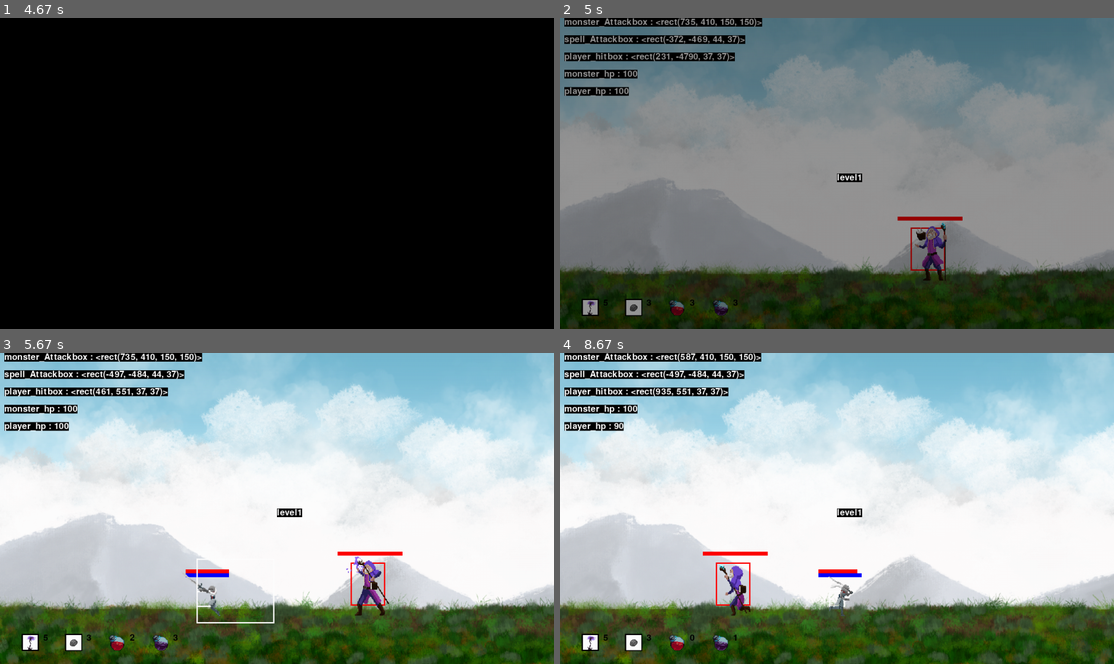
Above: before the commit, frames 1-4 (two rows, left to right).
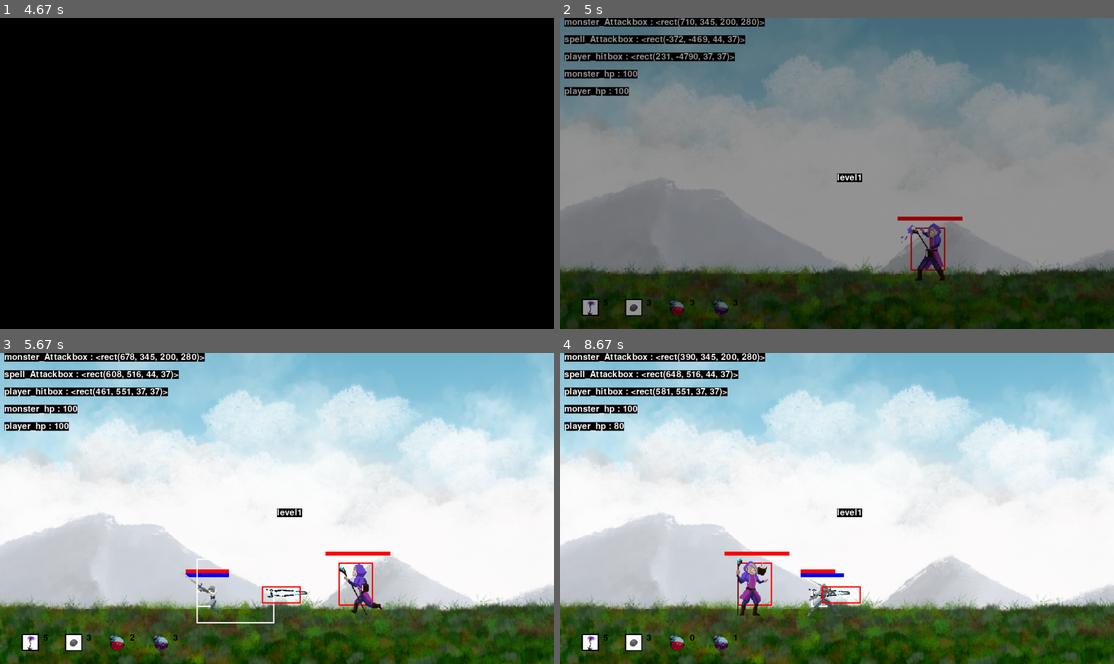
Above: after the commit, the same moments.

Repository: CSID-DGU/2022-1-OSSProj-GaCo-3
Game: pygame game, started from code/game.py
Two runs of this game, one before a commit and one after it. Both use one fixed random seed, a clock stepped at 60 frames per second and the inputs below.
Inputs (mouse positions are in pixels of both pictures, inside the frame that each line leads up to):
- Up to frame 1 (4.67 s): click (277, 173) at 0.38 s
- Up to frame 2 (5 s): tap Space at 4.9 s
- Up to frame 3 (5.67 s): tap S at 5.23 s; hold Left from 5.57 s (still down); tap Z at 5.63 s
- Up to frame 4 (8.67 s): tap Z at 5.93, 6.2, 6.5, 6.63, 6.93, 7.3, 7.6, 7.8, 8.1, 8.3, 8.6 s; release Left at 6.1 s; hold Left 6.13-6.53 s; hold Right 6.57-7.2 s; tap X at 6.72, 8.38 s; hold Left 7.23-7.7 s; hold Right 7.73-8.2 s; hold Right from 8.23 s (still down)

Frame 1 is identical in both runs. In frame 2, 0.7% of the frame differs, in the area x 22-70%, y 0-85%; in frame 3, 1.6%; in frame 4, 25%, in the area x 0-100%, y 0-100%.

Commit message:
fix : abyss hurt status condition modified

Diff:
--- a/code/abyss.py
+++ b/code/abyss.py
@@ -21,15 +21,15 @@
 
         # 공격
         self.targetPos = 200.0 # 맨 처음에 플레이어 위치를 타겟으로 설정하는 건가?
-        self.attackBox = pygame.Rect(self.hitbox.topleft, (MONSTER_SIZE[0]//2, MONSTER_SIZE[1]//2))
+        self.attackBox = pygame.Rect(self.hitbox.topleft, (MONSTER_SIZE[0]-100, MONSTER_SIZE[1]-20))
         self.attackBox.topright = self.hitbox.topleft
-
-        # 아직 어비스 주문 마법을 생성하지 않았으므로 브링어의 주문을 일단 생성
+        self.boundary = 150 # 플레이어와의 거리가 이 거리 이상일 경우 몬스터가 플레이어 방향으로 움직임
+
         self.spell = AbyssSpell((-500, -500), groups, self.obstacle_sprites)
         # spell 공격 상태 및 쿨타임 설정
         self.can_spell = True
         self.spell_time = None
-        self.spell_duration_time = 5000 # 5초에 한 번씩 마법 공격 사용
+        self.spell_duration_time = 3000 # 3초에 한 번씩 마법 공격 사용
 
         self.isAttack = False
         self.isDead = False
@@ -40,7 +40,7 @@
         # attack1 상태 및 쿨타임 설정
         self.can_attack = True
         self.attack_time = None
-        self.attack_duration_time = 4000 # 4초에 한 번씩 공격 하기
+        self.attack_duration_time = 3000 # 2초에 한 번씩 공격 하기
 
         self.can_hurt = True # default는 공격당할 수 있는 상태, 공격 당한 직후에는 쿨 타임 찰 동안 공격 못 받게 함
         self.hurt_time = None # 공격 당한 직후 해당 시간을 저장, 루프마다 coolsdown()에서 쿨타임 시간 지났는지 확인하기.
@@ -48,9 +48,6 @@
 
         self.AttackPower = 10 # 공격력
         self.hp = ABYSS_HP # 체력
-
-    # def spellON(self): # 얘는 하는 일이 너무 적음. 수정 필요할 듯
-    #     self.spell.ON(self.targetPos)
 
     def import_monster_assets(self):
         self.spr = {'idleL':[], 'idleR':[],
@@ -92,56 +89,34 @@
 
         if 'death' in self.status and self.animation_end:
             #임시적 조치로 죽음 모션의 마지막 프레임일 경우 화면 밖으로 내보낸다.
-            self.kill()
-            self.hitbox.x = 90000
-            self.spell.kill()
+            self.kill_monster()
             return
 
     def AI(self, df):
-        # 플레이어 hitbox의 x 좌표 : self.targetPos
-        # 플레이어와 몬스터의 x좌표 거리가 100이상일 경우, 플레이어 쪽으로 몬스터를 이동시킨다.
-        distanceX = self.getHitBox().x - self.targetPos # 0보다 크면 플레이어가 왼쪽에 있음, 0보다 작으면 플레이어가 오른쪽에 있음
-
-        if not self.spell.SkillON:
-            # 죽지 않았을 경우, 피격상태가 아닐 경우, 공격 상태가 아닐 경우
-            if (not self.isDead) and ('hurt' not in self.status) and ('attack' not in self.status):
-
-                if not self.animation_end: # 애니메이션이 끝나지 않았으면
-                    return # 상태 변경하지 않도록 ai 종료
-                else: # 애니메이션 재생 끝났으면
-                    # 기존 방향에 맞춰 idle 상태로 변경해주기
-                    if self.look_direction == 1:
-                        self.status = 'idleR'
-                    else:
-                        self.status = 'idleL'
-
-                if abs(distanceX) > 100: # 플레이어와의 거리가 100 이상일 경우에, 플레이어 쪽으로 움직이기.
-                    if distanceX > 0: # 플레이어가 왼쪽에 있으면
-                        self.status = 'runL' # 왼쪽으로 움직이는 상태로 변경
-                        self.direction = -1 # 움직일 때 x값이 작아질 수 있게.
-                        self.look_direction = -1
-
-                    else: # 플레이어가 오른쪽에 있으면
-                        self.status = 'runR' # 오른쪽으로 움직이는 상태로 변경
-                        self.direction = 1 # 움직일 때 x값이 커질 수 있게.
-                        self.look_direction = 1
-
-                else: # 플레이어와의 거리가 200이하일 경우, 플레이어 방향에 맞춰서 몬스터 방향도 변경해줘야하는 건 동일.
-                    if distanceX > 0:  # 플레이어가 왼쪽에 있으면
-                        self.status = 'idleL'
-                        self.direction = -1  # 움직일 때 x값이 작아질 수 있게.
-                        self.look_direction = -1
-
-                    else:  # 플레이어가 오른쪽에 있으면
-                        self.status = 'idleR'
-                        self.direction = 1  # 움직일 때 x값이 커질 수 있게.
-                        self.look_direction = 1
-
+        if not self.isDead:
+            # 플레이어 hitbox의 x 좌표 : self.targetPos
+            # 플레이어와 몬스터의 x좌표 거리가 100이상일 경우, 플레이어 쪽으로 몬스터를 이동시킨다.
+            distanceX = self.getHitBox().centerx - self.targetPos # 0보다 크면 플레이어가 왼쪽에 있음, 0보다 작으면 플레이어가 오른쪽에 있음
+
+            # 방향 전환
+            if distanceX > 0:  # 플레이어가 왼쪽에 있으면
+                self.direction, self.look_direction = -1, -1  # 움직일 때 x값이 작아질 수 있게.
+            else:  # 플레이어가 오른쪽에 있으면
+                self.direction, self.look_direction = 1, 1  # 움직일 때 x값이 커질 수 있게.
+
+
+            if 'attack' not in self.status: # 공격중이지 않을 때
+                if abs(distanceX) > self.boundary: # 거리가 멀면 움직이고
+                    self.status = 'runL' if self.direction == -1 else 'runR'
+                    self.can_attack = True # 거리가 멀어졌다가 다시 가까워졌을 때, 쿨타임 상관 없이 다시 기본공격 할 수 있도록 상태 바꿔줌
+
+                else: # 가까우면 안 움직인다
+                    self.status = 'idleL' if self.direction == -1 else 'idleR'
                     # 쿨 타임 주고 기본 공격 사용
-                    if self.can_attack: # 공격 가능 상태일 경우
-                        self.attack_time = pygame.time.get_ticks() # 쿨타임 계산을 위한 공격 시작 시간 저장
-                        self.can_attack = False # 쿨 타임 차기 전까지 공격 못 하도록 can_attack을 False로 변경
-                        self.status = 'attack1L' if self.direction == -1 else 'attack1R' # 방향에 맞게 attack1 상태로 변경
+                    if self.can_attack:  # 공격 가능 상태일 경우
+                        self.attack_time = pygame.time.get_ticks()  # 쿨타임 계산을 위한 공격 시작 시간 저장
+                        self.can_attack = False  # 쿨 타임 차기 전까지 공격 못 하도록 can_attack을 False로 변경
+                        self.status = 'attack1L' if self.direction == -1 else 'attack1R'  # 방향에 맞게 attack1 상태로 변경
 
             # 쿨 타임을 주고 spell 공격 사용
             if self.can_spell:  # 마법 공격 가능 상태일 경우
@@ -161,7 +136,6 @@
     def update(self, df):
         self.AI(df)
         self.animate(df)
-        #self.get_status()
         self.move()
         self.coodsdown()
 
@@ -179,9 +153,9 @@
         # attack animation notify
         # 애니메이션 프레임에 따라서, 스프라이트의 몇 번째 그림에 정확히 공격 이미지가 생성되고 사라지는지를
         # 공격시 어택박스 생성, isAttack 시그널로 사용하기.
-        if 'attack1' in self.status and not self.isDead:
+        if 'attack1' in self.status:
             if (self.frame_index < 6 and self.frame_index > 2): # 어비스 공격 스프라이트의 4, 5, 6 에 공격 이미지 있음
-                # pygame.draw.rect(self.display_surface, (0, 0, 255), self.attackBox, 3)  # 파란색
+                pygame.draw.rect(self.display_surface, (0, 0, 255), self.attackBox, 3)  # 파란색
                 self.isAttack = True
             else:
                 self.isAttack = False
@@ -195,11 +169,10 @@
         # 플레이어 어택박스, 몬스터 히트박스 충돌 and 몬스터가 피격 가능 상태 and 플레이어가 공격 중일 경우
         if collision_check(self.playerAttackbox,self.getHitBox()) and self.can_hurt and self.playerisAttack:
             self.hp -= self.playerPower
-            self.status = 'hurtL' if self.direction == -1 else 'hurtR'
             self.hurt_time = pygame.time.get_ticks() # 공격 감지 직후 시간 체크. 쿨다운에서 비교할 시간
             self.can_hurt = False # self.coolsdown() 에서 쿨타임 지나면 다시 True로 바꿔줌
 
-            if 'attack' not in self.status: # 몬스터가 공격하고 있지 않을 때만 hurt 모션으로 바꿔줌
+            if not 'attack' in self.status: # 몬스터가 공격하고 있지 않을 때만 hurt 모션으로 바꿔줌
                 self.status = 'hurtR' if self.look_direction == 1 else 'hurtL'
                 # 플레이어 어택박스가 사라지지 않고 몬스터를 계속 공격하는 현상 발견.
                 # 플레이어 어택박스 위치가 바뀌면 hurt상태를 벗어남. -> colission check 방식을 바꿔야하나?
@@ -225,7 +198,7 @@
             if current_time - self.spell_time >= self.spell_duration_time:
                 self.can_spell = True # 쿨타임 시간이 지나면 다시 마법 공격 가능 상태로 바꿔준다.
 
-    # scene.py > level_update() 에서 player.hitbox의 x좌표 값을 받아옴.
+    # scene.py > level_update() 에서 player.hitbox의 center x좌표 값을 받아옴.
     # 플레이어를 따라다닐 때 사용할 것.
     def setTargetPos(self, posX):
         self.targetPos = posX
@@ -238,3 +211,8 @@
 
     def getSpellAttackBox(self):
         return self.spell.getHitBox()
+
+    def kill_monster(self):
+        self.kill()
+        self.hitbox.x = 90000
+        self.spell.kill()
--- a/code/scene.py
+++ b/code/scene.py
@@ -52,7 +52,7 @@
         self.visibile_sprites.custom_draw(self.player, self.game_state, self.monster)
         self.player.update(df)
 
-        self.monster.setTargetPos(self.player.hitbox.x) # 플레이어 hitbox x 값 monster targetpos 로 넘겨주기.
+        self.monster.setTargetPos(self.player.hitbox.centerx) # 플레이어 hitbox x 값 monster targetpos 로 넘겨주기.
         self.monster.update(df)
 
         # 디버그 코드
